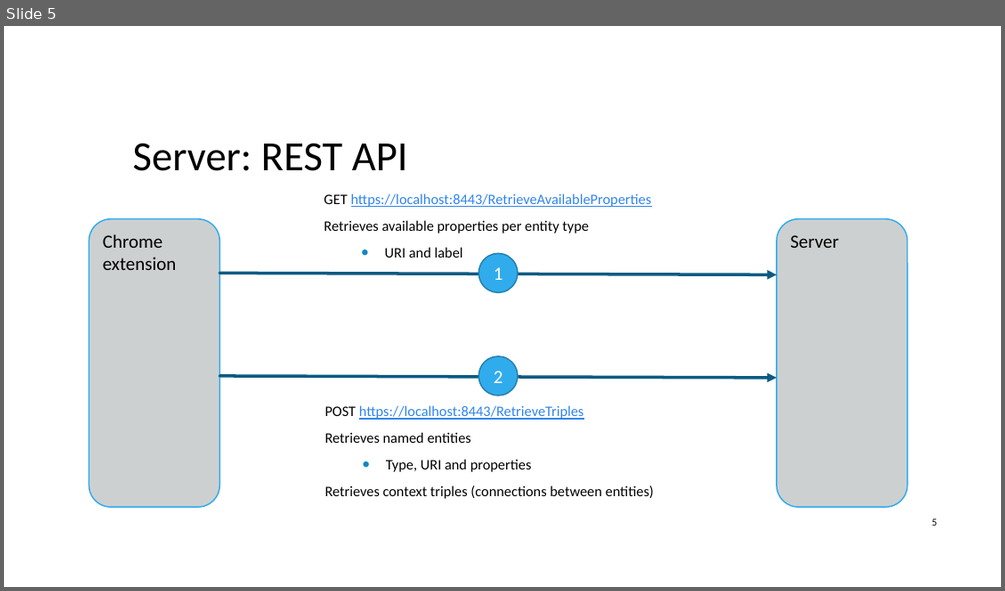
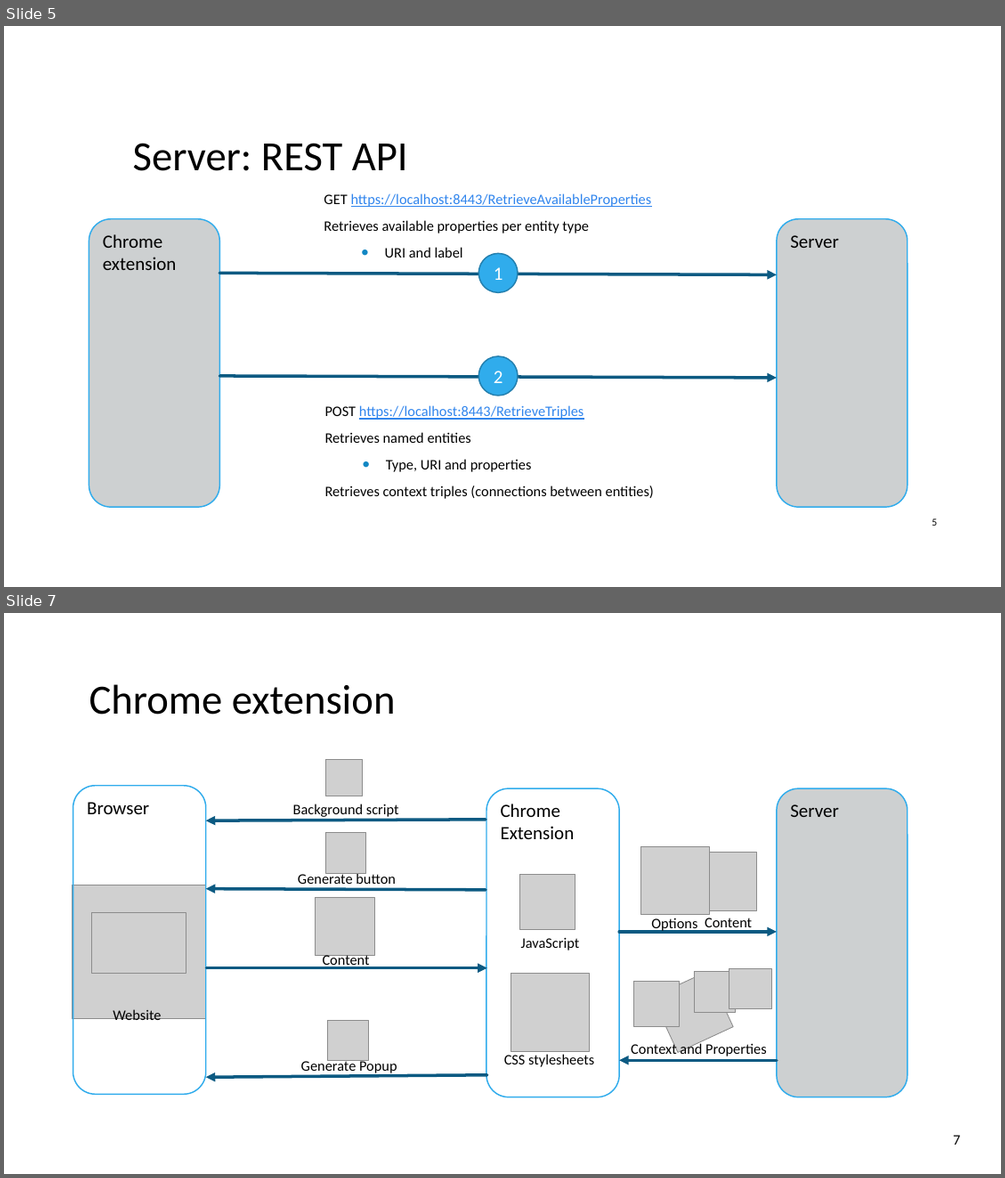
Before and after one commit to ofrendo/SemanticWebTechnologies, a slide deck: ProjectPresentation/EntityAnnotation.pptx. Shown one above the other, each under a label of ours: slide 5 before the commit, slides 5 and 7 after it; the slides between them are not shown. The pictures are 1005x591 and 1005x1178 pixels, drawn with LibreOffice and Linux fonts; fonts in the diff are those of the drawing; grey boxes stand for pictures; background and template pictures are left out. Boxes give left, top, right and bottom in pixels: in the first picture for what was removed or moved away, otherwise in the second. Text is boxed around its words. In the diff, an @@ line names an element or a change of style, - is before the commit and + after.

```diff
--- a/ProjectPresentation/EntityAnnotation.pptx
+++ b/ProjectPresentation/EntityAnnotation.pptx
@@ slide 7 added at <box>4,613,1001,1174</box>, background picture (left out) @@
@@ title added at <box>89,684,396,714</box>, 40 pt, text #000000 @@
+Chrome extension
@@ picture added at <box>326,760,363,796</box> @@
@@ rounded rectangle added at <box>73,786,206,1094</box>, outline #30ACEC 1.25 pt, 18 pt, text #000000 @@
+Browser
@@ rounded rectangle added at <box>486,788,619,1097</box>, outline #30ACEC 1.25 pt, 18 pt, text #000000 @@
+Chrome Extension
@@ rounded rectangle added at <box>777,788,907,1097</box>, fill #CDD0D1, outline #30ACEC 1.25 pt, 18 pt, text #000000 @@
+Server
@@ arrow added from (485, 819) to (206, 821), #0C5A82 3 pt @@
@@ text added at <box>293,803,399,819</box>, 14 pt, text #000000 @@
+Background script
@@ picture added at <box>325,833,366,873</box> @@
@@ picture added at <box>641,846,709,915</box> @@
@@ picture added at <box>698,852,757,910</box> @@
@@ text added at <box>298,872,396,888</box>, 14 pt, text #000000 @@
+Generate button
@@ picture added at <box>520,874,575,929</box> @@
@@ picture added at <box>72,884,206,1018</box> @@
@@ arrow added from (485, 890) to (206, 889), #0C5A82 3 pt @@
@@ picture added at <box>316,897,374,956</box> @@
@@ picture added at <box>91,913,186,973</box> @@
@@ arrow added from (619, 932) to (777, 932), #0C5A82 3 pt @@
@@ text added at <box>651,917,697,933</box>, 14 pt, text #000000 @@
+Options
@@ text added at <box>704,917,752,932</box>, 14 pt, text #000000 @@
+Content
@@ text added at <box>323,955,370,969</box>, 14 pt, text #000000 @@
+Content
@@ text added at <box>521,937,580,950</box>, 14 pt, text #000000 @@
+JavaScript
@@ arrow added from (207, 968) to (487, 968), #0C5A82 3 pt @@
@@ picture added at <box>511,973,590,1052</box> @@
@@ text added at <box>113,1009,161,1024</box>, 14 pt, text #000000 @@
+Website
@@ picture added at <box>328,1020,368,1060</box> @@
@@ text added at <box>301,1059,397,1075</box>, 14 pt, text #000000 @@
+Generate Popup
@@ text added at <box>504,1054,594,1067</box>, 14 pt, text #000000 @@
+CSS stylesheets
@@ arrow added from (777, 1060) to (619, 1060), #0C5A82 3 pt @@
@@ group added at <box>631,969,772,1058</box>: 4 pictures, 1 text @@
+Context and Properties
@@ arrow added from (487, 1075) to (206, 1078), #0C5A82 3 pt @@
@@ page number added at <box>953,1135,960,1144</box>, 14 pt, text #000000 @@
+7
```
Also in this commit, not shown: 1 slide changed, 1 other file.
